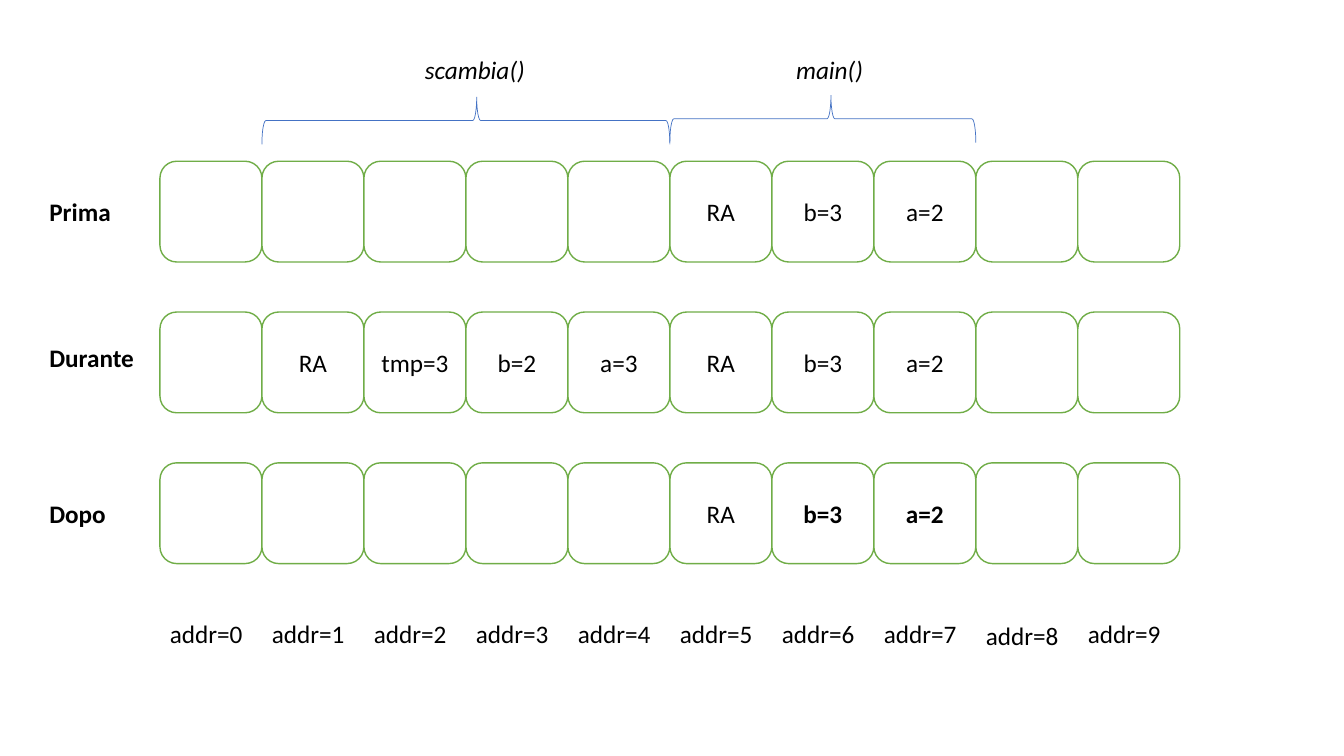
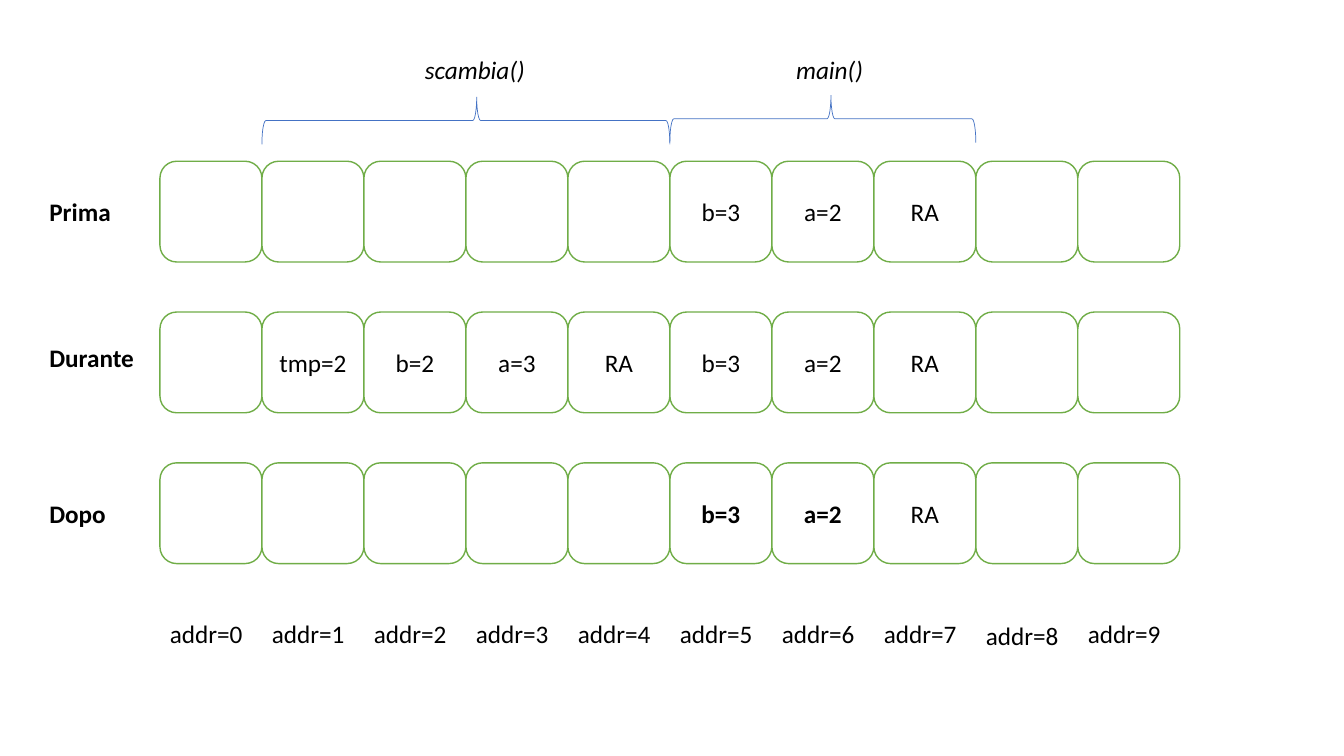
Before and after one commit to gabricatta7/operatingsystemsbsc, a slide deck: slide 1 of c/slides/markdown/images/others.pptx. Drawn at 1344x756 pixels with LibreOffice and Linux fonts; fonts in the diff are those of the drawing. Boxes give left, top, right and bottom in pixels: in the first picture for what was removed or moved away, otherwise in the second. Text is boxed around its words. In the diff, an @@ line names an element or a change of style, - is before the commit and + after.

```diff
--- a/c/slides/markdown/images/others.pptx
+++ b/c/slides/markdown/images/others.pptx
@@ rounded rectangle "RA": place and size @@
-rounded rectangle "RA" at [670, 161, 772, 262]
+rounded rectangle "RA" at [874, 161, 976, 262]
@@ rounded rectangle removed at [364, 313, 466, 413] @@
-tmp=3
@@ 9 rounded rectangles: place and size @@
-9 rounded rectangles at [466, 161, 976, 564]
+9 rounded rectangles at [364, 161, 874, 564]
@@ rounded rectangle added at [874, 313, 976, 413], fill #FFFFFF, outline #70AD47 1 pt, 18 pt, text #000000 @@
+RA
@@ text in rounded rectangle at [279, 355, 346, 376]: text changed @@
-RA
+tmp=2
@@ rounded rectangle "RA": place and size @@
-rounded rectangle "RA" at [670, 463, 772, 564]
+rounded rectangle "RA" at [874, 463, 976, 564]
```
Also in this commit, not shown: 1 other slide changed, 8 other files.
